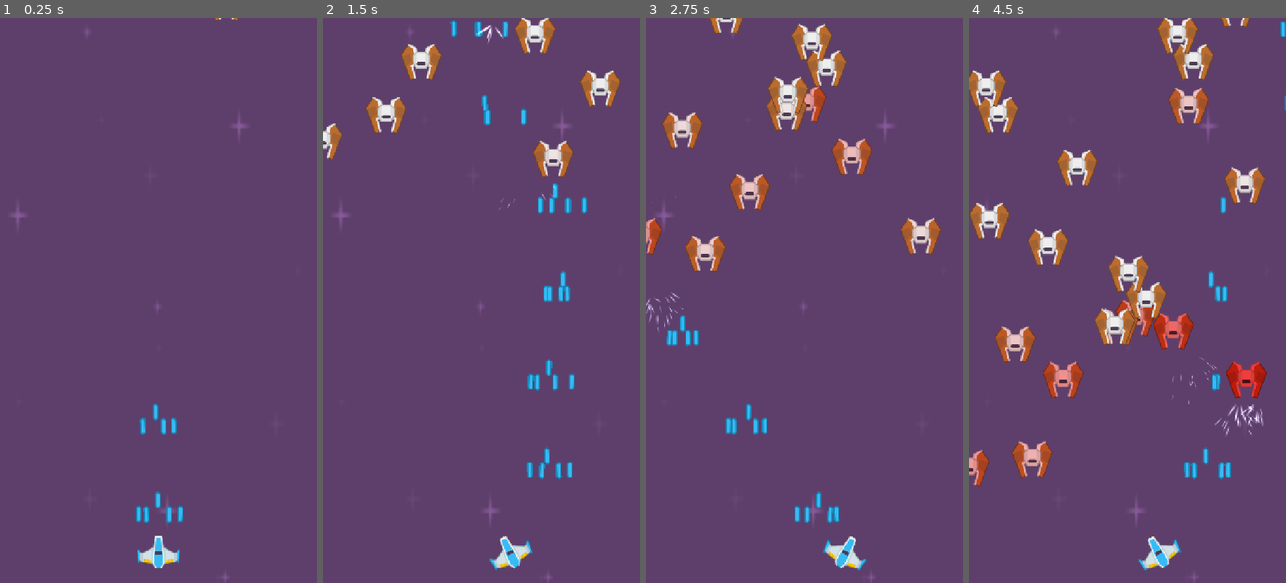
Above: before the commit, frames 1-4 (left to right).
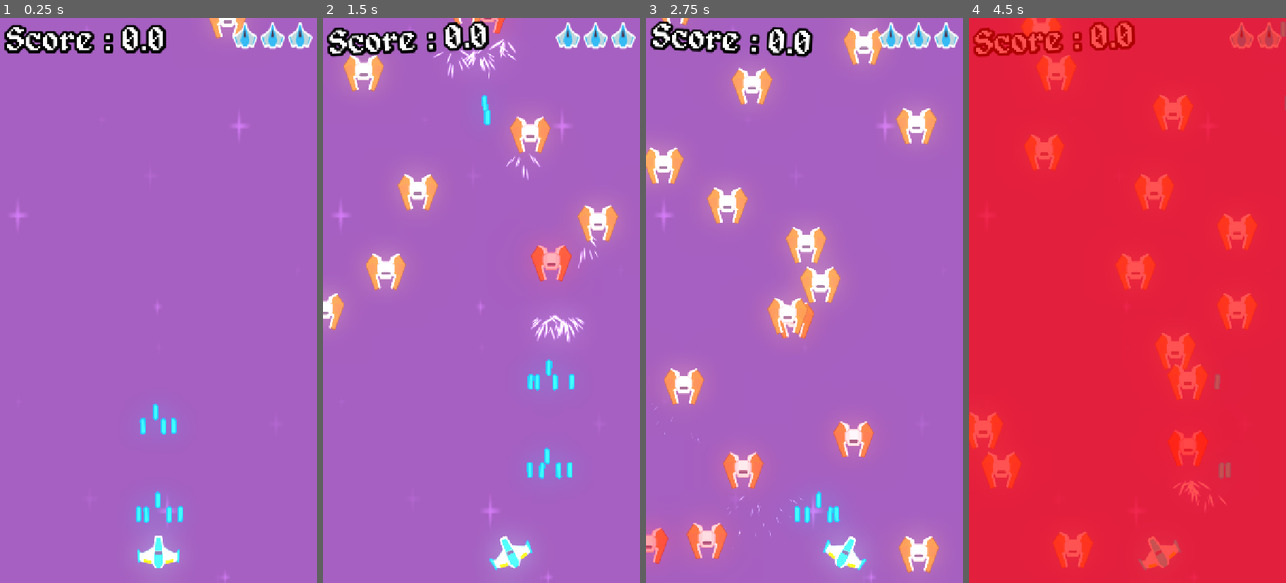
Above: after the commit, the same moments.

Repository: bastienFE/shoot-em-up
Game: Godot game, scene res://Scenes/main.tscn
The game is run twice, just before and just after one commit, with the same random seed, the same clock (stepped at 60 frames per second) and the same inputs.
Inputs (mouse positions are in pixels of both pictures, inside the frame that each line leads up to):
- Up to frame 1 (0.25 s): no input
- Up to frame 2 (1.5 s): move the mouse to (551, 272) at 0.52 s; hold D (move_right) 0.53-1.28 s; hold Space (touch) 0.53-1.28 s; move the mouse to (418, 328) at 1.27 s; hold A (move_left) from 1.28 s (still down); tap Space (touch) at 1.35 s
- Up to frame 3 (2.75 s): move the mouse to (836, 176) at 2.02 s; release A (move_left) at 2.03 s; hold D (move_right) from 2.03 s (still down); hold Space (touch) from 2.03 s (still down)
- Up to frame 4 (4.5 s): move the mouse to (1111, 413) at 2.77 s; release Space (touch) at 2.78 s; tap Space (touch) at 2.85, 4.35 s; move the mouse to (1222, 385) at 3.52 s; release D (move_right) at 3.53 s; hold Space (touch) 3.53-4.28 s; hold A (move_left) from 3.53 s (still down); move the mouse to (1032, 215) at 4.27 s

The runs differ from the first frame. In frame 1, 100% of the frame differs, in the area x 0-100%, y 0-100%; in frame 2, 100%; in frame 3, 100%; in frame 4, 100%.

Commit message:
added some juice + hud + score + restart/quit

Diff:
--- a/Scenes/enemy.tscn
+++ b/Scenes/enemy.tscn
@@ -10,6 +10,7 @@
 [node name="Enemy" type="Area2D" unique_id=1880627329]
 collision_layer = 2
 script = ExtResource("1_1f0kj")
+max_speed = 600.0
 max_health = 23
 
 [node name="Sprite2D" type="Sprite2D" parent="." unique_id=600274959]
--- /dev/null
+++ b/Scenes/hud.tscn
@@ -0,0 +1,111 @@
+[gd_scene format=3 uid="uid://bb830e54nxi8f"]
+
+[ext_resource type="Script" uid="uid://cn7fnnm1wlcis" path="res://Scripts/hud.gd" id="1_fccik"]
+[ext_resource type="FontFile" uid="uid://br54j4p52fe1j" path="res://KennyAssets/SpaceShooterRedux/Bonus/alagard.ttf" id="2_fccik"]
+[ext_resource type="Texture2D" uid="uid://ke4fw61ral4" path="res://KennyAssets/SpaceShooterRedux/UI/playerLife2_blue.png" id="3_bjfho"]
+[ext_resource type="Texture2D" uid="uid://cmlai63vc2fdx" path="res://KennyAssets/SpaceShooterRedux/UI/buttonBlue.png" id="4_t1xeu"]
+[ext_resource type="Texture2D" uid="uid://dl7r5v544c4qn" path="res://KennyAssets/SpaceShooterRedux/UI/buttonRed.png" id="5_36asn"]
+
+[sub_resource type="LabelSettings" id="LabelSettings_6fbih"]
+font = ExtResource("2_fccik")
+font_size = 77
+shadow_size = 23
+shadow_color = Color(0, 0, 0, 1)
+
+[node name="HUD" type="CanvasLayer" unique_id=431748221]
+process_mode = 3
+script = ExtResource("1_fccik")
+
+[node name="ScoreLabel" type="Label" parent="." unique_id=961572408]
+offset_left = 15.0
+offset_top = 15.0
+offset_right = 361.0
+offset_bottom = 88.0
+pivot_offset = Vector2(173, 46.5)
+text = "Score : 0.0"
+label_settings = SubResource("LabelSettings_6fbih")
+
+[node name="LifeContainer" type="HBoxContainer" parent="." unique_id=2107555914]
+anchors_preset = 1
+anchor_left = 1.0
+anchor_right = 1.0
+offset_left = -191.44
+offset_top = 10.0
+offset_right = -72.44
+offset_bottom = 50.0
+grow_horizontal = 0
+scale = Vector2(1.525, 1.525)
+alignment = 2
+
+[node name="TextureRect" type="TextureRect" parent="LifeContainer" unique_id=728292530]
+layout_mode = 2
+texture = ExtResource("3_bjfho")
+
+[node name="TextureRect2" type="TextureRect" parent="LifeContainer" unique_id=870597466]
+layout_mode = 2
+texture = ExtResource("3_bjfho")
+
+[node name="TextureRect3" type="TextureRect" parent="LifeContainer" unique_id=274489460]
+layout_mode = 2
+texture = ExtResource("3_bjfho")
+
+[node name="DeathScreen" type="Control" parent="." unique_id=746657331]
+visible = false
+z_index = 1
+layout_mode = 3
+anchors_preset = 0
+offset_left = 112.0
+offset_top = 565.5
+offset_right = 152.0
+offset_bottom = 605.5
+
+[node name="Background" type="ColorRect" parent="DeathScreen" unique_id=2051602580]
+z_index = -1
+layout_mode = 0
+offset_left = -146.0
+offset_top = -590.5
+offset_right = 658.0
+offset_bottom = 732.5
+color = Color(0, 0, 0, 0.6313726)
+
+[node name="DeathBox" type="VBoxContainer" parent="DeathScreen" unique_id=1078420334]
+layout_mode = 0
+offset_right = 40.0
+offset_bottom = 40.0
+pivot_offset = Vector2(249, 125.5)
+
+[node name="DeathLabel" type="Label" parent="DeathScreen/DeathBox" unique_id=1599790931]
+layout_mode = 2
+text = "Thy hath died
+Score : "
+label_settings = SubResource("LabelSettings_6fbih")
+horizontal_alignment = 1
+
+[node name="Restart" type="Button" parent="DeathScreen/DeathBox" unique_id=383200625]
+layout_mode = 2
+theme_override_colors/font_color = Color(0, 0, 0, 1)
+theme_override_fonts/font = ExtResource("2_fccik")
+theme_override_font_sizes/font_size = 35
+text = "Restart"
+icon = ExtResource("4_t1xeu")
+icon_alignment = 1
+
+[node name="Quit" type="Button" parent="DeathScreen/DeathBox" unique_id=1378681544]
+layout_mode = 2
+theme_override_colors/font_color = Color(0, 0, 0, 1)
+theme_override_fonts/font = ExtResource("2_fccik")
+theme_override_font_sizes/font_size = 35
+text = "Quit"
+icon = ExtResource("5_36asn")
+icon_alignment = 1
+
+[node name="DamageFlash" type="ColorRect" parent="." unique_id=1293658273]
+offset_left = -55.0
+offset_top = -83.0
+offset_right = 823.0
+offset_bottom = 1376.0
+mouse_filter = 2
+color = Color(1, 0, 0, 0)
+
+[connection signal="pressed" from="DeathScreen/DeathBox/Restart" to="." method="_on_restart_pressed"]
+[connection signal="pressed" from="DeathScreen/DeathBox/Quit" to="." method="_on_quit_pressed"]
--- a/Scenes/main.tscn
+++ b/Scenes/main.tscn
@@ -3,8 +3,22 @@
 [ext_resource type="PackedScene" uid="uid://ctvxkerqdxsg0" path="res://Scenes/player.tscn" id="1_ig7tw"]
 [ext_resource type="Texture2D" uid="uid://dtnl7mrf7dbqe" path="res://KennyAssets/SpaceShooterRedux/Backgrounds/purple.png" id="2_0xm2m"]
 [ext_resource type="PackedScene" uid="uid://dfmwg5erisofx" path="res://Scenes/enemy_spawner.tscn" id="3_8gbba"]
+[ext_resource type="PackedScene" uid="uid://bb830e54nxi8f" path="res://Scenes/hud.tscn" id="4_jjvhh"]
+
+[sub_resource type="Environment" id="Environment_jjvhh"]
+background_mode = 3
+glow_enabled = true
+glow_intensity = 0.71
+glow_bloom = 0.78
+adjustment_enabled = true
+adjustment_brightness = 1.25
+adjustment_contrast = 1.055
+adjustment_saturation = 1.43
 
 [node name="Main" type="Node" unique_id=1131358737]
+
+[node name="WorldEnvironment" type="WorldEnvironment" parent="." unique_id=730320574]
+environment = SubResource("Environment_jjvhh")
 
 [node name="Player" parent="." unique_id=1641870727 instance=ExtResource("1_ig7tw")]
 position = Vector2(368, 1195)
@@ -22,3 +36,6 @@
 position = Vector2(368, 625)
 
 [node name="EnemySpawner" parent="." unique_id=1991170024 instance=ExtResource("3_8gbba")]
+wait_time = 0.15
+
+[node name="HUD" parent="." unique_id=431748221 instance=ExtResource("4_jjvhh")]
--- a/Scripts/bullet.gd
+++ b/Scripts/bullet.gd
@@ -8,6 +8,7 @@
 	rotation = randf_range(-rotation_range, rotation_range)
 
 
+
 # Called every frame. 'delta' is the elapsed time since the previous frame.
 func _physics_process(delta: float) -> void:
 	#position.y -= SPEED * delta
@@ -15,6 +16,8 @@
 
 	if position.y <= -$Sprite2D.texture.get_height():
 		queue_free()
+
+
 
 func _on_area_entered(area: Area2D) -> void:
 	if area.has_method("takeDamage"):
--- a/Scripts/enemy.gd
+++ b/Scripts/enemy.gd
@@ -34,6 +34,8 @@
 
 	$DieSfx.play()
 
+	GameManager.add_score(1.0)
+
 	queue_free()
 
 func current_speed() -> float:
--- /dev/null
+++ b/Scripts/game_manager.gd
@@ -0,0 +1,24 @@
+extends Node
+
+var score: float = 0.0
+
+signal score_changed(score: float)
+signal player_life_changed(life: int)
+signal game_over
+signal player_move(speed: float)
+
+
+func add_score(score: float) -> void:
+	self.score += score
+
+	score_changed.emit(self.score)
+
+func trigger_game_over() -> void:
+	get_tree().paused = true
+	game_over.emit()
+
+func restart() -> void:
+	self.score = 0.0
+
+	get_tree().reload_current_scene()
+	get_tree().paused = false
--- /dev/null
+++ b/Scripts/hud.gd
@@ -0,0 +1,60 @@
+extends CanvasLayer
+
+var score: float = 0.0
+
+@onready var scoreLabel: Label = $ScoreLabel
+@onready var deathScreen: Control = $DeathScreen
+@onready var deathBox: VBoxContainer = $DeathScreen/DeathBox
+@onready var deathLabel: Label = $DeathScreen/DeathBox/DeathLabel
+@onready var damageFlash: ColorRect = $DamageFlash
+@onready var lifeContainer: HBoxContainer = $LifeContainer
+
+func _ready() -> void:
+	GameManager.score_changed.connect(on_global_score_changed)
+	GameManager.game_over.connect(display_game_over_screen)
+	GameManager.player_move.connect(rotate_hud)
+	GameManager.player_life_changed.connect(dreaming_in_red)
+
+func on_global_score_changed(score: float) -> void:
+	scoreLabel.text = "Score : " + str(score)
+
+	var tween: Tween = create_tween()
+	tween.tween_property(scoreLabel, "scale", Vector2(1.5, 1.5), 0.1)
+	tween.set_trans(Tween.TRANS_ELASTIC).set_ease(Tween.EASE_OUT)
+	tween.tween_property(scoreLabel, "scale", Vector2(1.0, 1.0), 0.5)
+
+	self.score = score
+
+func rotate_hud(speed: float) -> void:
+	scoreLabel.rotation = sin(speed / 10000)
+
+func display_game_over_screen() -> void:
+	scoreLabel.hide()
+	lifeContainer.hide()
+
+	deathLabel.text += str(score)
+
+	deathScreen.show()
+
+	var tween: Tween = create_tween()
+	tween.tween_property(deathBox, "scale", Vector2(15, 15), 0.5)
+	tween.set_trans(Tween.TRANS_ELASTIC).set_ease(Tween.EASE_OUT)
+	tween.tween_property(deathBox, "scale", Vector2(1.0, 1.0), 1)
+
+
+func dreaming_in_red(life: int) -> void:
+	damageFlash.color = Color(1.0, 0.0, 0.0, 0.8)
+
+	var tween: Tween = create_tween()
+	tween.tween_property(damageFlash, "color", Color(1.0, 0.0, 0.0, 0.0), 1)
+	tween.set_trans(Tween.TRANS_ELASTIC).set_ease(Tween.EASE_OUT)
+
+	for i: int in lifeContainer.get_child_count():
+		lifeContainer.get_child(i).visible = i < life
+
+
+func _on_restart_pressed() -> void:
+	GameManager.restart()
+
+func _on_quit_pressed() -> void:
+	get_tree().quit()
--- a/Scripts/player.gd
+++ b/Scripts/player.gd
@@ -9,15 +9,18 @@
 
 func accelerate(acceleration: float) -> void:
 	speed += acceleration
+	GameManager.player_move.emit(speed)
 
 func moveRotation() -> void:
 	$Sprite2D.rotation = sin(speed / 1000)
+	GameManager.player_move.emit(speed)
 
 func decelerate() -> void:
 	speed *= 0.9
 
 func takeDamage(damage: int) -> void:
 	health -= damage
+	GameManager.player_life_changed.emit(health)
 
 	if health <= 0:
 		var spark: Variant = load("res://Effects/explosion.tscn")
@@ -26,6 +29,9 @@
 		instance.global_position = position
 
 		get_tree().current_scene.add_child(instance)
+
+		GameManager.trigger_game_over()
+
 		queue_free()
 
 func _ready() -> void:
--- a/project.godot
+++ b/project.godot
@@ -18,6 +18,10 @@
 [audio]
 
 buses/default_bus_layout="uid://c8y3hhilkqrnk"
+
+[autoload]
+
+GameManager="*uid://cms5ihm8mpp5y"
 
 [debug]
 
Binary file added: KennyAssets/SpaceShooterRedux/Bonus/alagard.ttf
Not shown, added: KennyAssets/SpaceShooterRedux/Bonus/alagard.ttf.import
Not shown, added: Scripts/game_manager.gd.uid
Not shown, added: Scripts/hud.gd.uid
